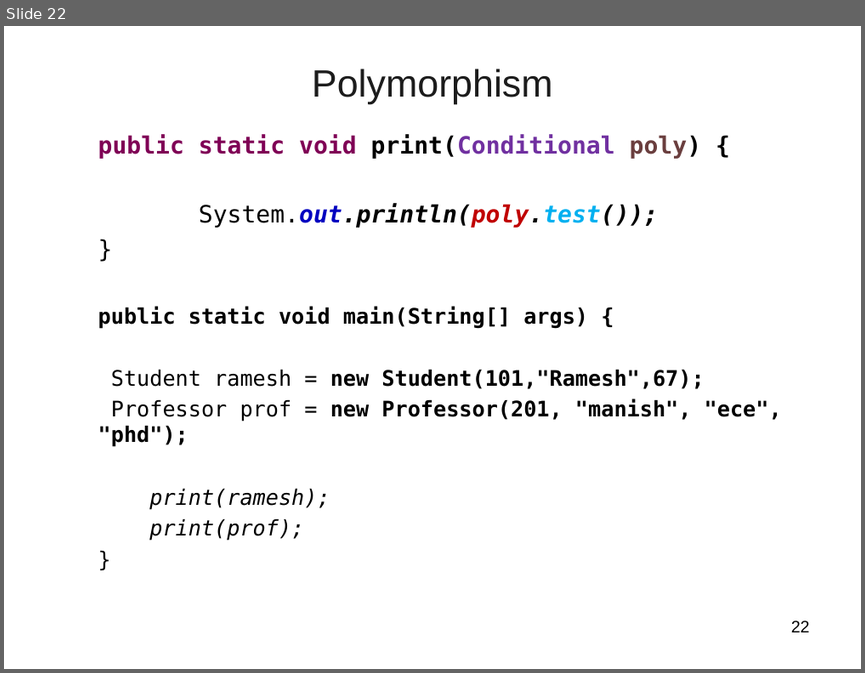
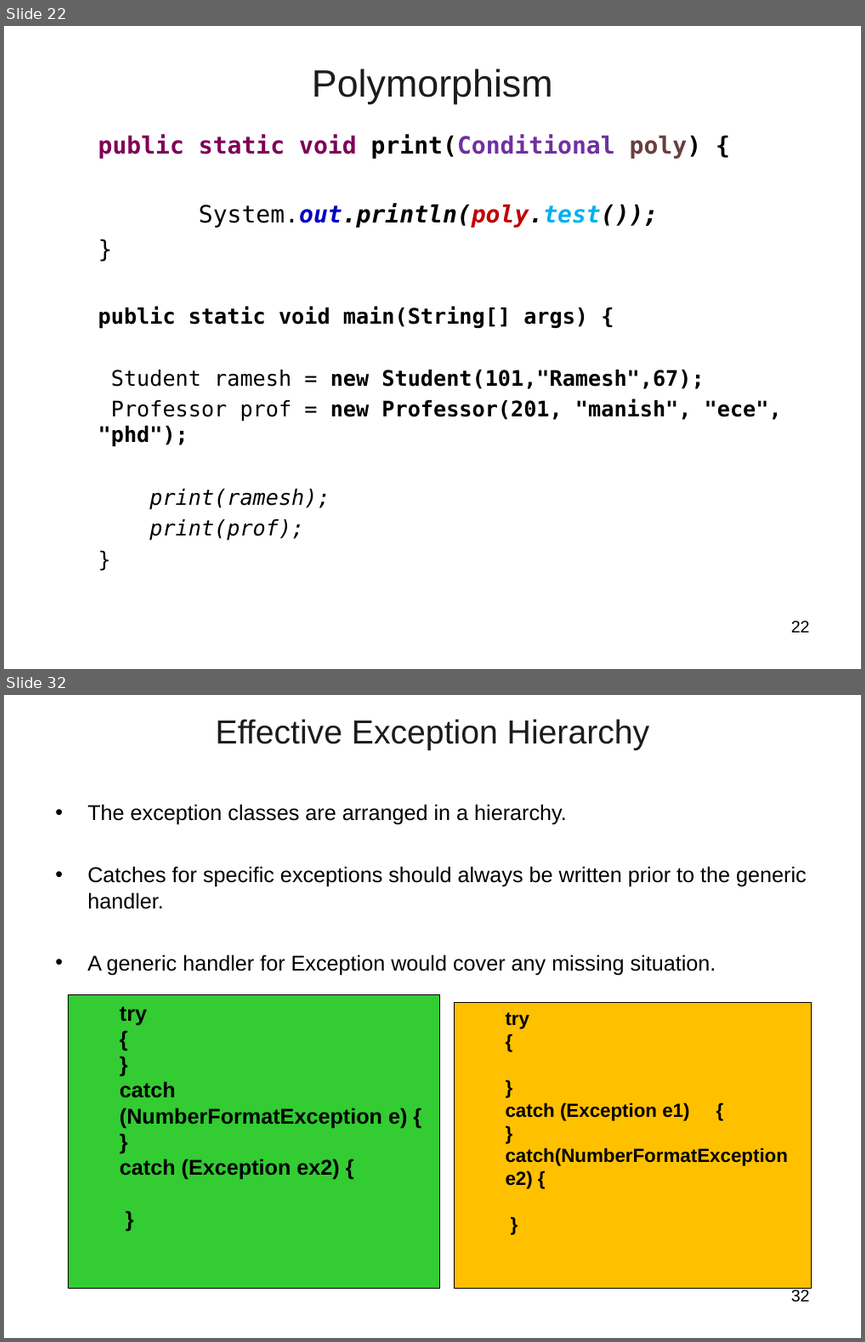
Before and after one commit to vatsanTraining/training_sept_2023, a slide deck: Java_Day_Two.ppt. Shown one above the other, each under a label of ours: slide 22 before the commit, slides 22 and 32 after it; the slides between them are not shown. The pictures are 865x673 and 865x1342 pixels, drawn with LibreOffice and Linux fonts; fonts in the diff are those of the drawing; background and template pictures are left out. Boxes give left, top, right and bottom in pixels: in the first picture for what was removed or moved away, otherwise in the second. Text is boxed around its words. In the diff, an @@ line names an element or a change of style, - is before the commit and + after.

```diff
--- a/Java_Day_Two.ppt
+++ b/Java_Day_Two.ppt
@@ slide 32 added at box(4, 695, 861, 1338), background picture (left out) @@
@@ title added at box(216, 719, 650, 750), 28 pt, text #1C1C1C @@
+Effective Exception Hierarchy
@@ text added at box(87, 804, 806, 975), 18 pt, text #000000 @@
+• The exception classes are arranged in a hierarchy.
+• Catches for specific exceptions should always be written prior to the generic handler.
+• A generic handler for Exception would cover any missing situation.
@@ rectangle added at box(69, 995, 439, 1288), fill #33CC33, outline #000000 0.74 pt, 18 pt, text #000000, bold @@
+  try
+  {
+  }
+  catch (NumberFormatException e) {
+  }
+  catch (Exception ex2) {
+  }
@@ rectangle added at box(454, 1002, 812, 1287), fill #FFC000, outline #000000 0.74 pt, 16 pt, text #000000, bold @@
+  try
+  {
+  }
+  catch (Exception e1) {
+  }
+  catch(NumberFormatException e2) {
+  }
@@ page number added at box(791, 1287, 810, 1302), 14 pt, text #000000 @@
+32
```
Also in this commit, not shown: 61 other slides added, 5 slides removed, 5 other files.
